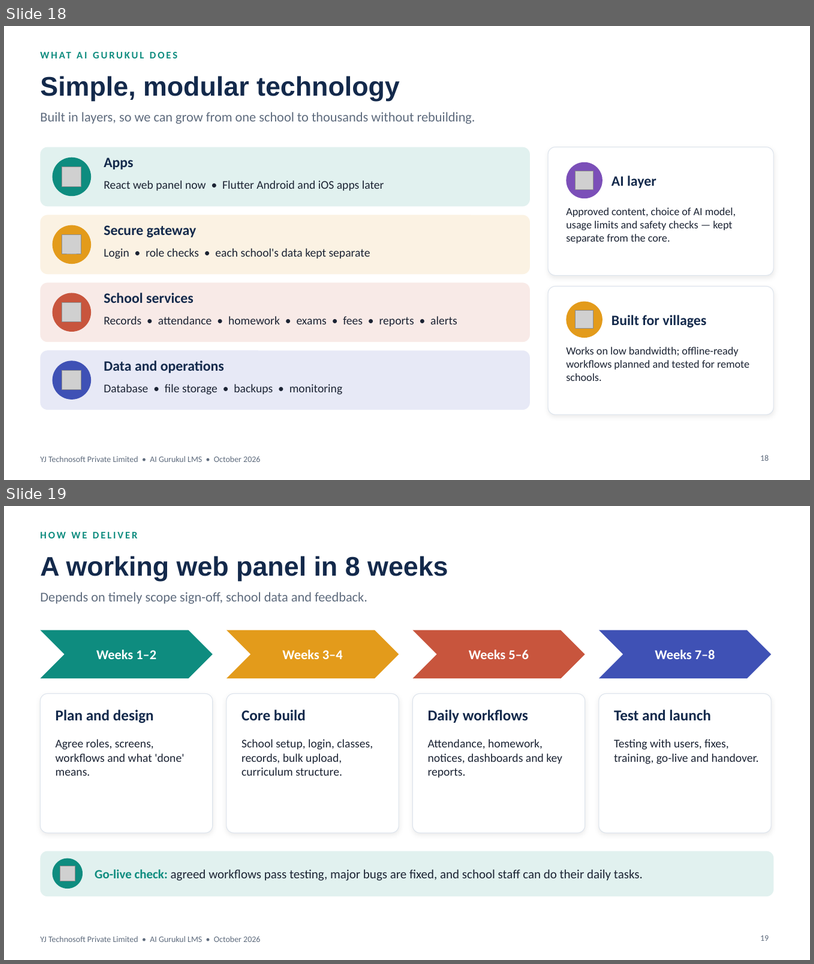
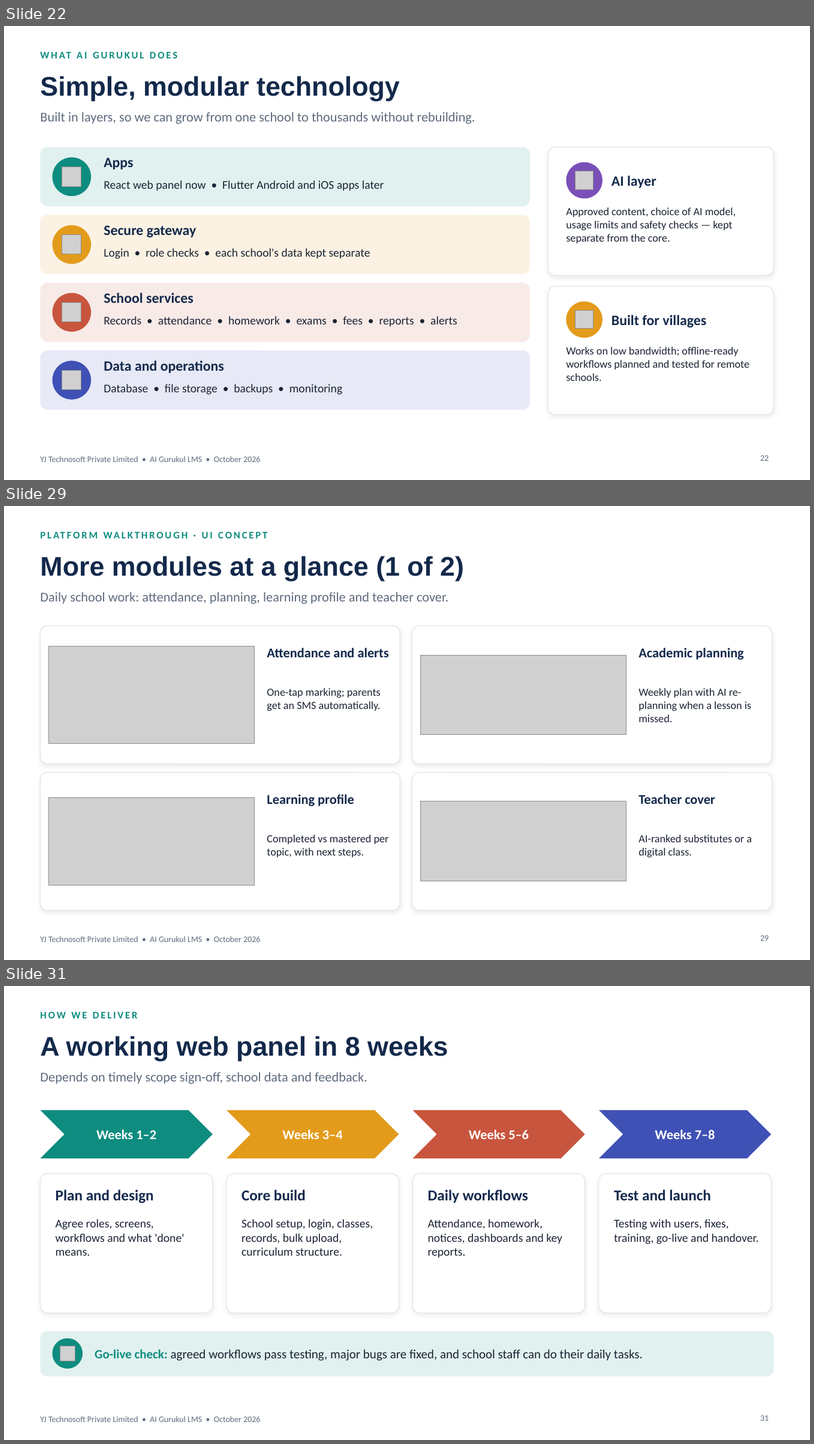
Before and after one commit to yatindradhurwe/yjtechnosoft, a slide deck: AI_Gurukul_Chhattisgarh_Edition.pptx. Shown one above the other, each under a label of ours: slides 18 and 19 before the commit, slides 22, 29 and 31 after it; the slides between them are not shown. The pictures are 814x964 and 814x1444 pixels, drawn with LibreOffice and Linux fonts; fonts in the diff are those of the drawing; grey boxes stand for pictures. Boxes give left, top, right and bottom in pixels: in the first picture for what was removed or moved away, otherwise in the second. Text is boxed around its words. In the diff, an @@ line names an element or a change of style, - is before the commit and + after.

```diff
--- a/AI_Gurukul_Chhattisgarh_Edition.pptx
+++ b/AI_Gurukul_Chhattisgarh_Edition.pptx
@@ slide 29 added at (x1=4, y1=506, x2=810, y2=960), background #FFFFFF; not listed: 1 template element that a slide beside it also shows @@
@@ text added at (x1=40, y1=525, x2=774, y2=544), 12 pt, text #0E8C7F, bold @@
+PLATFORM WALKTHROUGH · UI CONCEPT
@@ title added at (x1=40, y1=556, x2=464, y2=581), 32 pt, text #13294B, bold @@
+More modules at a glance (1 of 2)
@@ text added at (x1=40, y1=592, x2=449, y2=604), 16 pt, text #5E6B7D @@
+Daily school work: attendance, planning, learning profile and teacher cover.
@@ rounded rectangle added at (x1=40, y1=626, x2=400, y2=764), fill #FFFFFF, outline #DCE3EC 0.75 pt @@
@@ rounded rectangle added at (x1=413, y1=626, x2=772, y2=764), fill #FFFFFF, outline #DCE3EC 0.75 pt @@
@@ picture added at (x1=49, y1=646, x2=254, y2=743) @@
@@ text added at (x1=267, y1=648, x2=389, y2=657), 16 pt, text #13294B, bold @@
+Attendance and alerts
@@ text added at (x1=639, y1=648, x2=744, y2=660), 16 pt, text #13294B, bold @@
+Academic planning
@@ picture added at (x1=421, y1=655, x2=626, y2=735) @@
@@ text added at (x1=267, y1=688, x2=381, y2=711), 13 pt, text #1B2333 @@
+One-tap marking; parents get an SMS automatically.
@@ text added at (x1=639, y1=688, x2=752, y2=722), 13 pt, text #1B2333 @@
+Weekly plan with AI re-planning when a lesson is missed.
@@ rounded rectangle added at (x1=40, y1=772, x2=400, y2=910), fill #FFFFFF, outline #DCE3EC 0.75 pt @@
@@ rounded rectangle added at (x1=413, y1=772, x2=772, y2=910), fill #FFFFFF, outline #DCE3EC 0.75 pt @@
@@ picture added at (x1=49, y1=798, x2=254, y2=885) @@
@@ text added at (x1=267, y1=794, x2=354, y2=806), 16 pt, text #13294B, bold @@
+Learning profile
@@ picture added at (x1=421, y1=801, x2=626, y2=881) @@
@@ text added at (x1=639, y1=794, x2=716, y2=804), 16 pt, text #13294B, bold @@
+Teacher cover
@@ text added at (x1=267, y1=834, x2=389, y2=857), 13 pt, text #1B2333 @@
+Completed vs mastered per topic, with next steps.
@@ text added at (x1=639, y1=834, x2=752, y2=857), 13 pt, text #1B2333 @@
+AI-ranked substitutes or a digital class.
@@ page number added at (x1=761, y1=935, x2=769, y2=940), 10 pt, text #5E6B7D @@
+29
@@ what was slide 18 is now slide 22 @@
@@ page number at (x1=761, y1=455, x2=769, y2=460): text changed @@
-18
+22
@@ what was slide 19 is now slide 31 @@
@@ page number at (x1=761, y1=1415, x2=769, y2=1420): text changed @@
-19
+31
```
Also in this commit, not shown: 1 slide changed, 11 other slides added, 23 other files.
